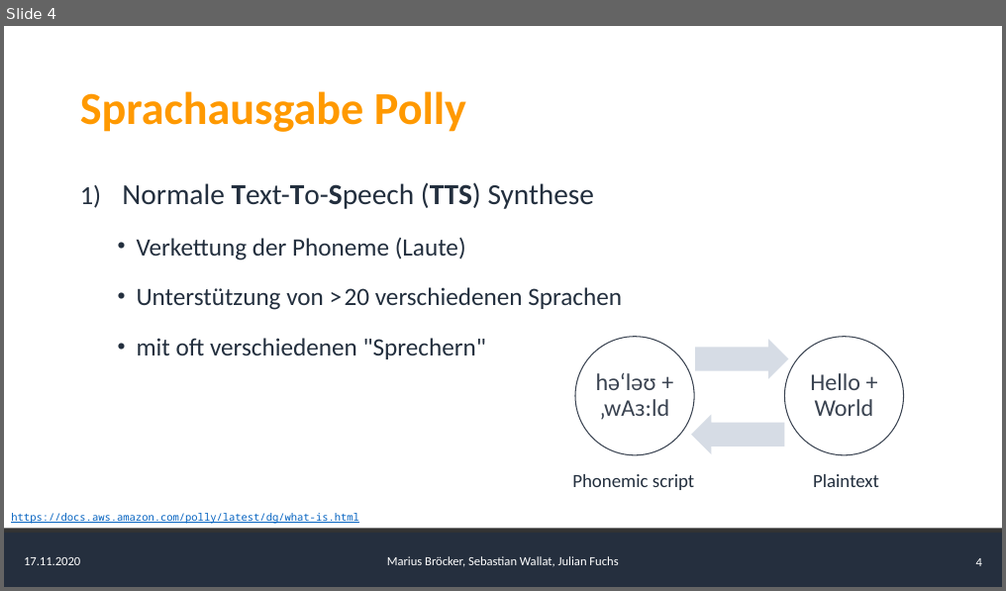
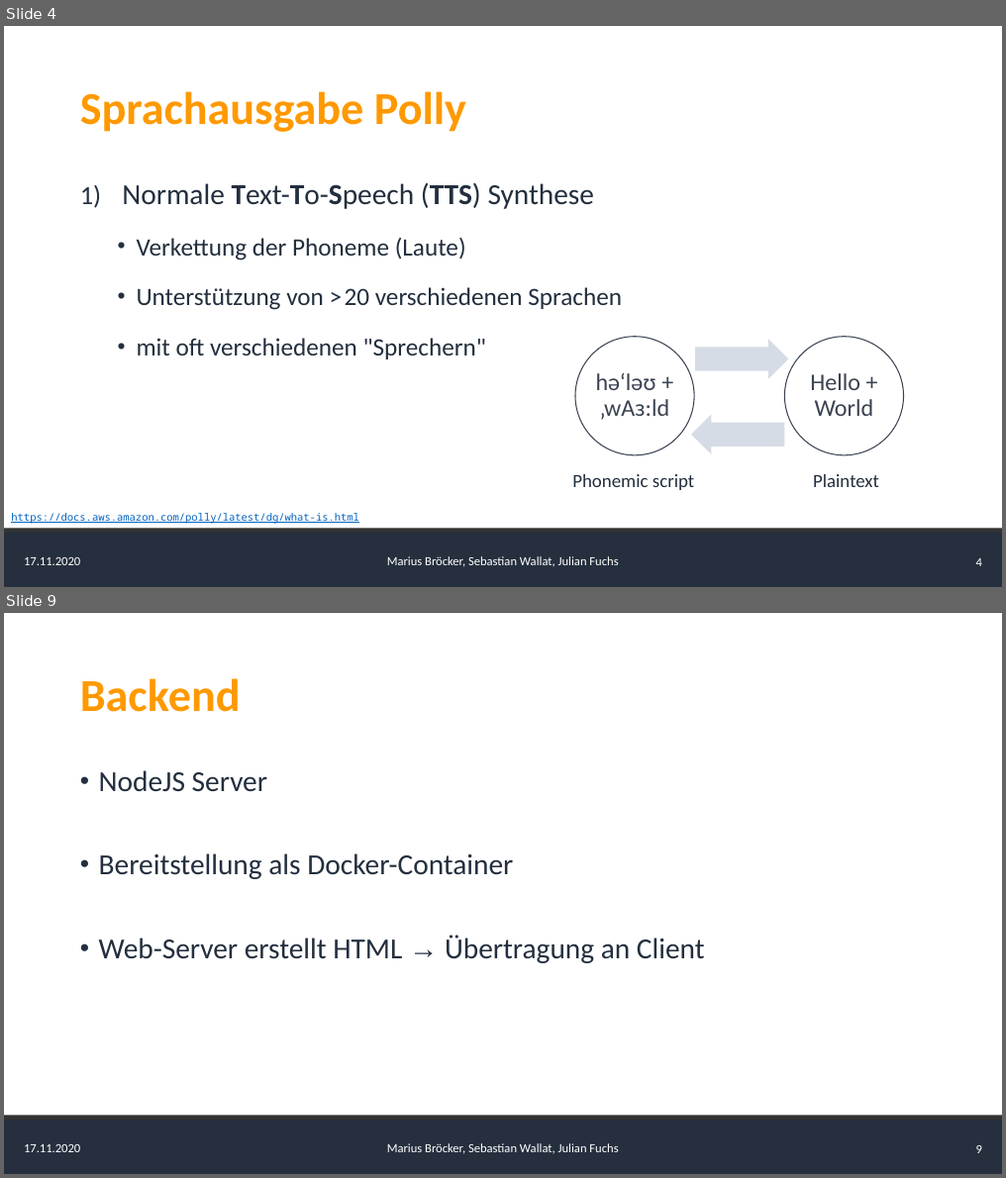
Before and after one commit to AlgorithmicEntropy/AWS_Translate_Polly, a slide deck: presentation/Presentation.pptx. Shown one above the other, each under a label of ours: slide 4 before the commit, slides 4 and 9 after it; the slides between them are not shown. The pictures are 1006x591 and 1006x1178 pixels, drawn with LibreOffice and Linux fonts; fonts in the diff are those of the drawing. Boxes give left, top, right and bottom in pixels: in the first picture for what was removed or moved away, otherwise in the second. Text is boxed around its words. In the diff, an @@ line names an element or a change of style, - is before the commit and + after.

```diff
--- a/presentation/Presentation.pptx
+++ b/presentation/Presentation.pptx
@@ slide 9 added at (x1=4, y1=613, x2=1002, y2=1174), background #FFFFFF; not listed: 5 template elements that a slide beside it also shows @@
@@ title added at (x1=80, y1=678, x2=241, y2=712), 44 pt, text #FF9900, bold @@
+Backend
@@ text added at (x1=99, y1=770, x2=705, y2=963), 28 pt, text #232F3E @@
+• NodeJS Server
+• Bereitstellung als Docker-Container
+• Web-Server erstellt HTML → Übertragung an Client
```
Also in this commit, not shown: 2 slides changed, 3 other slides added.
